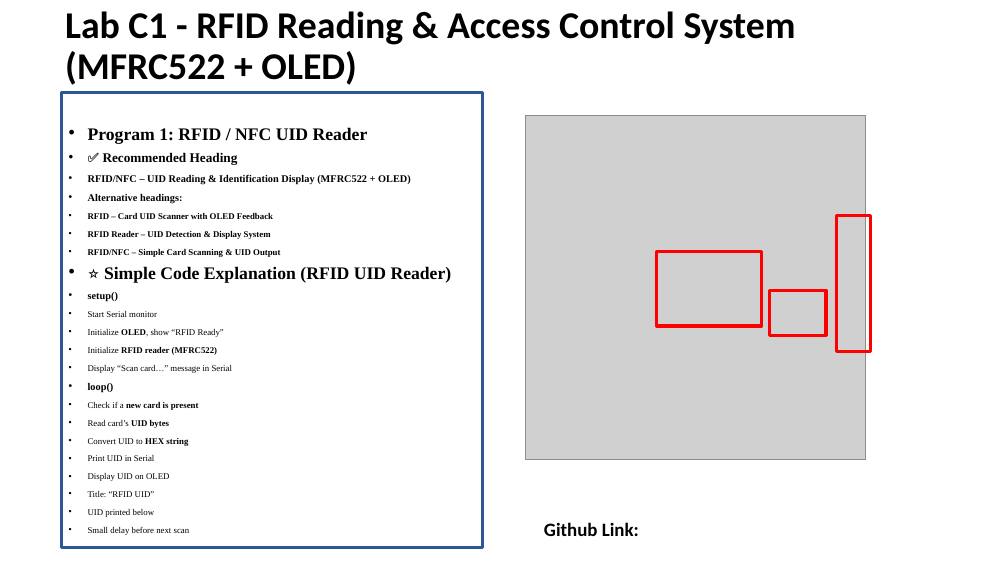
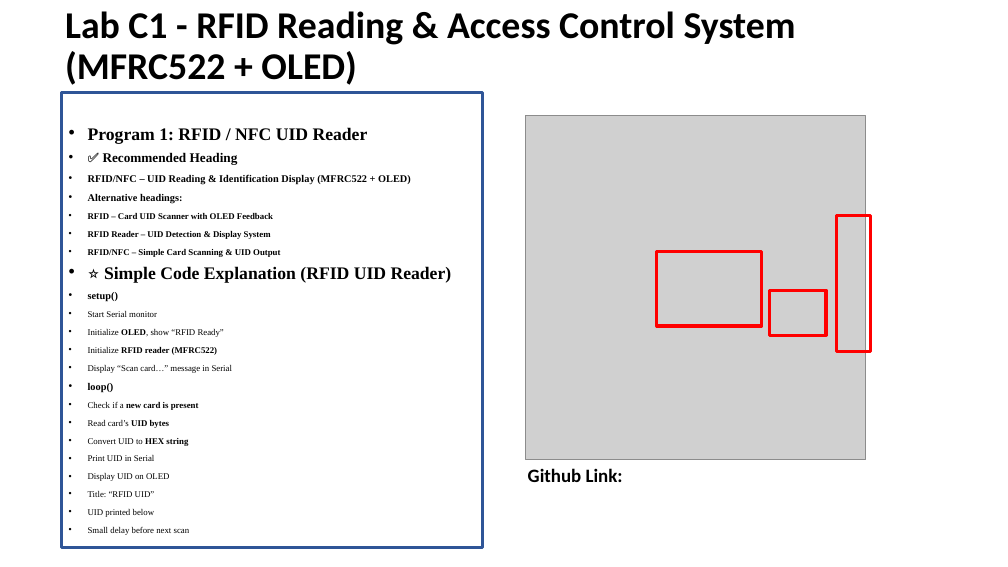
Before and after one commit to info-zas/Training, a slide deck: slide 8 of GPREC/03_Communications/Kit3_Communication_Training.pptx. Drawn at 1008x567 pixels with LibreOffice and Linux fonts; fonts in the diff are those of the drawing; grey boxes stand for pictures. Boxes give left, top, right and bottom in pixels: in the first picture for what was removed or moved away, otherwise in the second. Text is boxed around its words. In the diff, an @@ line names an element or a change of style, - is before the commit and + after.

```diff
--- a/GPREC/03_Communications/Kit3_Communication_Training.pptx
+++ b/GPREC/03_Communications/Kit3_Communication_Training.pptx
@@ text "Github Link:" moved from (x1=544, y1=522, x2=639, y2=536) to (x1=528, y1=468, x2=623, y2=482) @@
```
Also in this commit, not shown: 4 other files.
